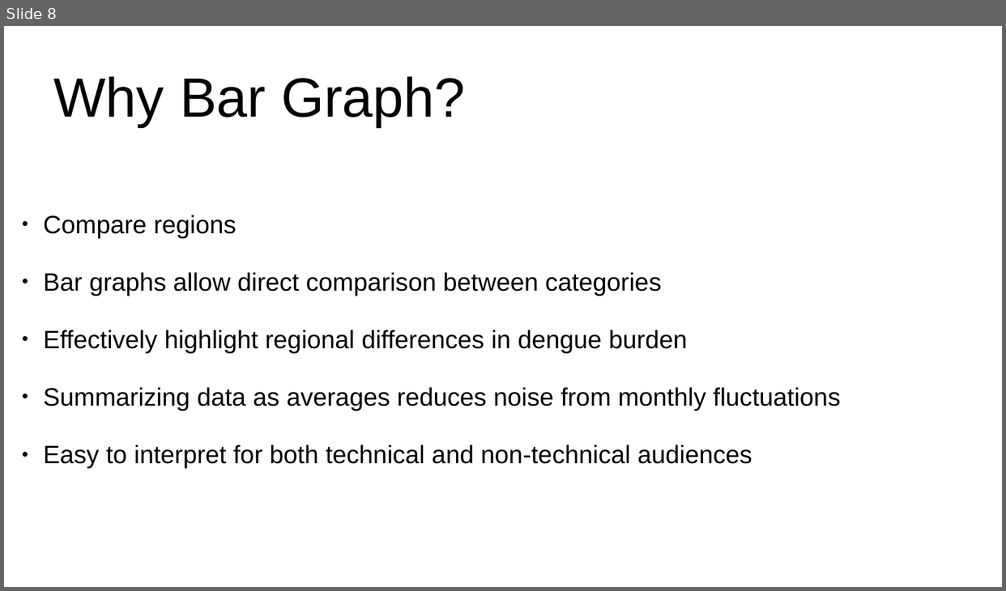
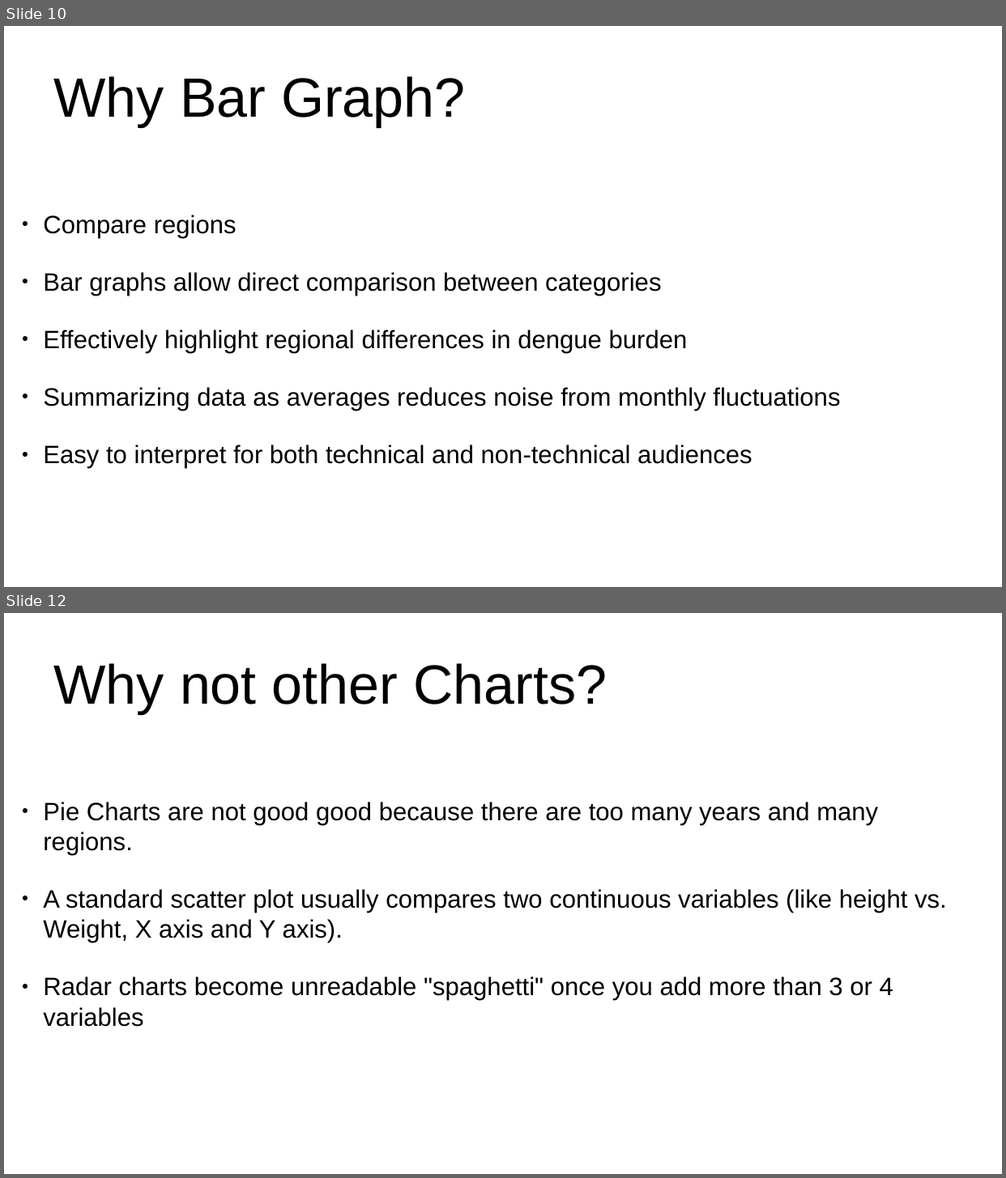
Before and after one commit to BSDSA-ISU/Visualization, a slide deck: Untitled 1.odp. Shown one above the other, each under a label of ours: slide 8 before the commit, slides 10 and 12 after it; the slides between them are not shown. The pictures are 1006x591 and 1006x1178 pixels, drawn with LibreOffice and Linux fonts; fonts in the diff are those of the drawing. Boxes give left, top, right and bottom in pixels: in the first picture for what was removed or moved away, otherwise in the second. Text is boxed around its words. In the diff, an @@ line names an element or a change of style, - is before the commit and + after.

```diff
--- a/Untitled 1.odp
+++ b/Untitled 1.odp
@@ slide 12 added at box(4, 613, 1002, 1174), background #FFFFFF @@
@@ title added at box(54, 663, 607, 714), 44 pt, text #000000 @@
+Why not other Charts?
@@ text added at box(43, 802, 947, 1027), 20 pt, text #000000 @@
+● Pie Charts are not good good because there are too many years and many regions.
+● A standard scatter plot usually compares two continuous variables (like height vs. Weight, X axis and Y axis).
+● Radar charts become unreadable "spaghetti" once you add more than 3 or 4 variables
@@ what was slide 8 is now slide 10 @@
```
Also in this commit, not shown: 4 slides changed, 3 other slides added, 20 other files.
